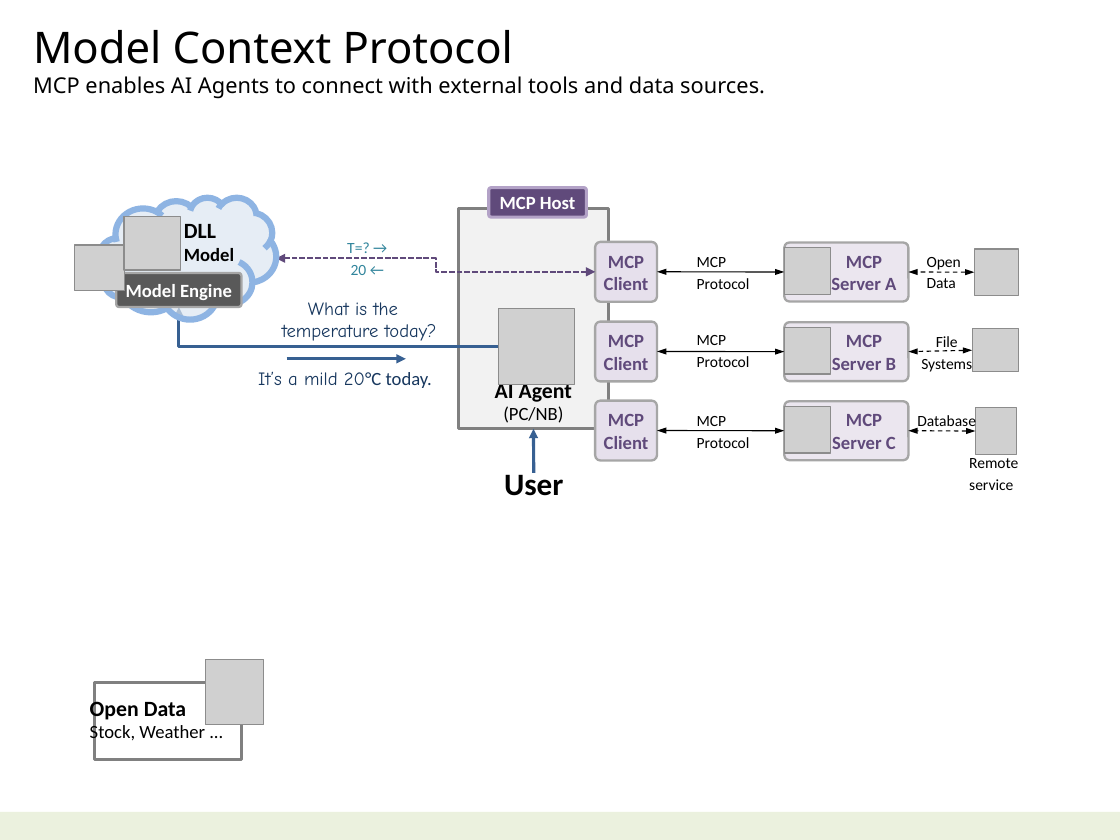
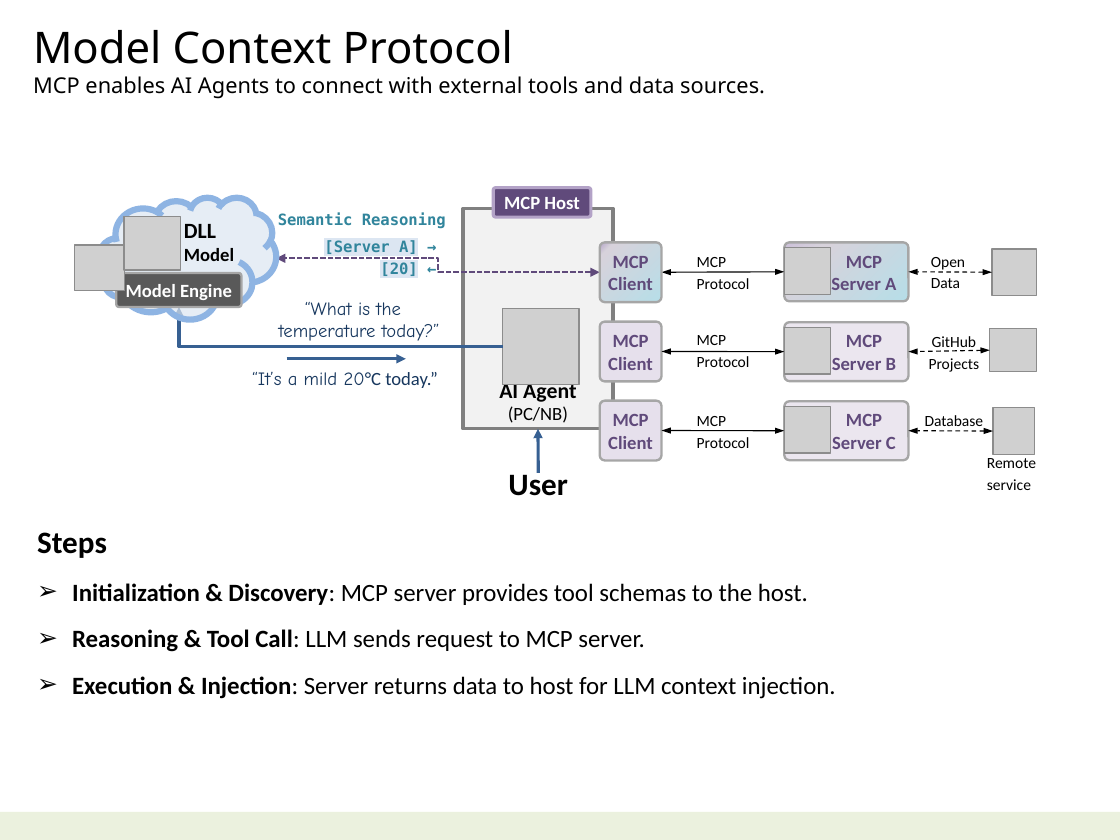
Before and after one commit to navibator/crazy-ai, a slide deck: slide 5 of ai-gemma.pptx (slide 6 before the commit). Drawn at 1120x840 pixels with LibreOffice and Linux fonts; fonts in the diff are those of the drawing; grey boxes stand for pictures. Boxes give left, top, right and bottom in pixels: in the first picture for what was removed or moved away, otherwise in the second. Text is boxed around its words. In the diff, an @@ line names an element or a change of style, - is before the commit and + after.

Commit message:
MCP+RAG

```diff
--- a/ai-gemma.pptx
+++ b/ai-gemma.pptx
@@ text added at [278, 212, 446, 229], 10 pt, text #31859C, bold @@
+Semantic Reasoning
@@ elbow double arrow moved from (595, 272) - (276, 259) to (599, 272) - (276, 259) @@
@@ text at [324, 240, 418, 276]: text changed; font Calibri to DejaVu Sans Mono; bold on @@
-T=? →
-20 ←
+[Server A] →
+[20] ←
@@ 4 rounded rectangles, 3 texts, 1 rectangle, 1 picture, 1 arrow: place and size @@
-4 rounded rectangles, 3 texts, 1 rectangle, 1 picture, 1 arrow at [458, 188, 976, 496]
+4 rounded rectangles, 3 texts, 1 rectangle, 1 picture, 1 arrow at [463, 188, 984, 496]
@@ rounded rectangle "MCP" at [599, 242, 661, 301]: fill #E6E0EC to gradient #B7DEE8 to #D7D2DB to #B3A2C7 @@
@@ rounded rectangle "MCP" at [784, 242, 908, 301]: fill #E6E0EC at 80% opacity to gradient #B7DEE8 to #D7D2DB to #CCC1DA @@
@@ 2 pictures, 1 text: place and size @@
-2 pictures, 1 text at [969, 249, 1019, 490]
+2 pictures, 1 text at [987, 249, 1037, 490]
@@ double arrow moved from (784, 272) - (657, 272) to (784, 272) - (662, 272) @@
@@ double arrow moved from (974, 272) - (908, 272) to (992, 272) - (908, 272) @@
@@ elbow arrow moved from (498, 346) - (179, 307) to (503, 346) - (179, 307) @@
@@ text at [279, 302, 440, 341]: text changed @@
-What is the
-temperature today?
+“What is the
+temperature today?”
@@ double arrow moved from (784, 352) - (657, 352) to (784, 352) - (662, 352) @@
@@ double arrow moved from (972, 351) - (908, 352) to (990, 351) - (908, 352) @@
@@ text at [929, 336, 980, 372]: text changed @@
-File
-Systems
+GitHub
+Projects
@@ text at [252, 372, 438, 388]: text changed @@
-It’s a mild 20°C today.
+“It’s a mild 20°C today.”
@@ picture: place and size @@
-picture at [976, 408, 1017, 455]
+picture at [993, 408, 1035, 455]
@@ double arrow moved from (784, 431) - (657, 430) to (784, 431) - (662, 430) @@
@@ double arrow moved from (976, 431) - (908, 431) to (993, 431) - (908, 431) @@
@@ text added at [37, 532, 836, 699], 16 pt, text #000000 @@
+Steps
+➢ Initialization & Discovery: MCP server provides tool schemas to the host.
+➢ Reasoning & Tool Call: LLM sends request to MCP server.
+➢ Execution & Injection: Server returns data to host for LLM context injection.
@@ rectangle removed at [94, 682, 241, 759] @@
@@ picture removed at [205, 660, 264, 725] @@
@@ text removed at [90, 698, 186, 723] @@
-Open Data
-Stock, Weather ...
```
Also in this commit, not shown: 4 other slides changed.
